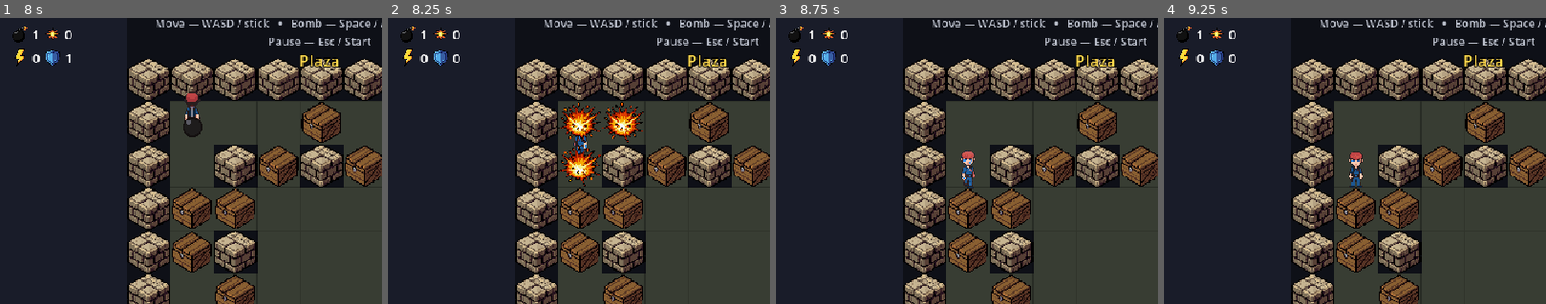
Above: before the commit, frames 1-4 (left to right).
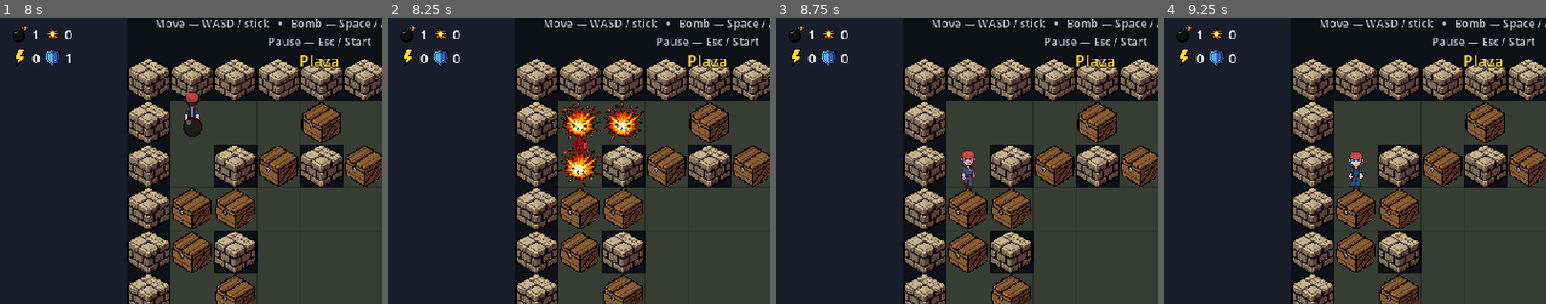
Above: after the commit, the same moments.

Repository: LikSaint/bombardium
Game: Godot game, scene res://scenes/Main.tscn
The game is run twice, just before and just after one commit, with the same random seed, the same clock (stepped at 60 frames per second) and the same inputs. This scene is started directly instead of the project's main scene.
Inputs (mouse positions are % of the whole screen's width and height, from its top left):
- Up to frame 1 (8 s): tap Enter at 0.5 s; move the mouse to (72, 45) at 0.52 s; hold D 0.53-1.25 s; tap E every 1.5 s from 0.6 to 6.6 s; click (72, 45) at 0.67 s; tap Space at 0.77, 1.25, 2, 2.75, 3.5, 3.77, 4.25, 6.77 s; drag from (30, 55) to (45, 70) at 1.27 s; move the mouse to (60, 28) at 2.02 s; hold D 2.03-2.75 s; drag from (45, 70) to (20, 35) at 2.77 s; move the mouse to (80, 65) at 3.52 s; hold A 3.53-4.25 s; drag from (20, 35) to (35, 25) at 4.27 s; move the mouse to (55, 50) at 5.02 s; hold S 5.03-5.75 s; click (55, 50) at 5.17 s; drag from (35, 25) to (30, 55) at 5.77 s; move the mouse to (72, 45) at 6.52 s; hold W 6.53-7.25 s; drag from (30, 55) to (45, 70) at 7.27 s
- Up to frame 2 (8.25 s): move the mouse to (60, 28) at 8.02 s; hold S from 8.03 s (still down); tap E at 8.1 s
- Up to frame 3 (8.75 s): keep holding S
- Up to frame 4 (9.25 s): release S at 8.75 s; drag from (45, 70) to (20, 35) at 8.77 s
The pictures show only the part of the screen within x 8-58%, y 2-52%; the shares and areas given below are measured in that part.

Frame 1 is identical in both runs. In frame 2, 0.1% of the frame differs, in the area x 48-52%, y 41-48%; in frame 3, 0.1%; in frame 4, nothing differs.

Commit message:
Add a red damage flash and a death animation
- team_tint shader gets a hit_flash uniform that pushes the sprite towards
  red while keeping its own shading; CharacterPortrait.set_hit_flash drives it.
- Invulnerability now blinks red instead of fading the sprite out.
- A killed player flashes red, sinks, tilts and fades over 0.7s instead of
  vanishing on the spot.

Co-Authored-By: Claude Sonnet 5.5 <noreply@anthropic.com>

Diff:
--- a/assets/shaders/team_tint.gdshader
+++ b/assets/shaders/team_tint.gdshader
@@ -9,6 +9,8 @@
 uniform vec4 team_color : source_color = vec4(1.0, 1.0, 1.0, 1.0);
 uniform float saturation_threshold : hint_range(0.0, 1.0) = 0.16;
 uniform float falloff : hint_range(0.01, 0.5) = 0.06;
+// 0..1: how far the whole sprite is pushed towards red (damage flash).
+uniform float hit_flash : hint_range(0.0, 1.0) = 0.0;
 
 vec3 rgb2hsv(vec3 c) {
 	vec4 K = vec4(0.0, -1.0 / 3.0, 2.0 / 3.0, -1.0);
@@ -33,5 +35,9 @@
 	float mask = 1.0 - smoothstep(saturation_threshold, saturation_threshold + falloff, hsv.y);
 	vec3 recolored = hsv2rgb(vec3(team_hsv.x, max(hsv.y, team_hsv.y), hsv.z));
 
-	COLOR = vec4(mix(tex.rgb, recolored, mask), tex.a);
+	vec3 base = mix(tex.rgb, recolored, mask);
+	// Keeps the sprite's own shading so the silhouette doesn't turn into a flat blob.
+	float lum = dot(base, vec3(0.299, 0.587, 0.114));
+	vec3 red = vec3(0.45 + lum * 0.55, lum * 0.15, lum * 0.15);
+	COLOR = vec4(mix(base, red, hit_flash), tex.a);
 }
--- a/scripts/CharacterPortrait.gd
+++ b/scripts/CharacterPortrait.gd
@@ -29,6 +29,10 @@
 	character_id = char_id
 	$Sprite.material.set_shader_parameter("team_color", team_color)
 	_apply_frame()
+
+## 0..1 — how red the whole sprite is. Driven by Player's damage flash.
+func set_hit_flash(amount: float) -> void:
+	$Sprite.material.set_shader_parameter("hit_flash", amount)
 
 ## dir is a 4-directional Vector2i (one axis non-zero, or zero to leave as-is).
 func face(dir: Vector2i) -> void:
--- a/scripts/Player.gd
+++ b/scripts/Player.gd
@@ -2027,13 +2027,35 @@
 		return
 	_kill()
 
+const DEATH_DURATION := 0.7
+
 func _kill() -> void:
 	_cancel_charge()
 	alive = false
-	visible = false
+	$Portrait.set_walking(false)
+	_play_death_animation()
 	Sfx.play("player_death")
 	GameManager.player_died(player_id)
 	died.emit(player_id)
+
+## `alive` is already false by the time this plays, so nothing in the game
+## treats the body as a player any more — this is only what the dead one looks
+## like on the way out: a hard red flash, then it sinks, tilts and fades.
+func _play_death_animation() -> void:
+	if _invuln_tween:
+		_invuln_tween.kill()
+	var portrait: Node2D = $Portrait
+	portrait.set_hit_flash(1.0)
+	var base_scale: Vector2 = portrait.scale
+	var tw := create_tween()
+	tw.set_parallel(true)
+	tw.tween_property(portrait, "scale", base_scale * Vector2(0.9, 0.2), DEATH_DURATION) \
+		.set_trans(Tween.TRANS_QUAD).set_ease(Tween.EASE_IN)
+	tw.tween_property(portrait, "position:y", portrait.position.y + 14.0, DEATH_DURATION) \
+		.set_trans(Tween.TRANS_QUAD).set_ease(Tween.EASE_IN)
+	tw.tween_property(portrait, "rotation", deg_to_rad(18.0), DEATH_DURATION)
+	tw.tween_property(portrait, "modulate:a", 0.0, DEATH_DURATION * 0.5).set_delay(DEATH_DURATION * 0.5)
+	tw.chain().tween_callback(func(): visible = false)
 
 const SHOVE_DURATION := 0.12
 
@@ -2081,14 +2103,21 @@
 			return cell
 	return INVALID_CELL
 
+var _invuln_tween: Tween
+
 func _start_invulnerability() -> void:
 	is_invulnerable = true
-	var tw := create_tween()
-	tw.set_loops(int(INVULN_DURATION / (INVULN_BLINK_INTERVAL * 2)))
-	tw.tween_property($Portrait, "modulate:a", 0.15, INVULN_BLINK_INTERVAL)
-	tw.tween_property($Portrait, "modulate:a", 1.0, INVULN_BLINK_INTERVAL)
+	if _invuln_tween:
+		_invuln_tween.kill()
+	# Red <-> normal; ends back on normal after INVULN_DURATION.
+	_invuln_tween = create_tween()
+	_invuln_tween.set_loops(roundi(INVULN_DURATION / (INVULN_BLINK_INTERVAL * 2.0)))
+	_invuln_tween.tween_method($Portrait.set_hit_flash, 0.0, 1.0, INVULN_BLINK_INTERVAL)
+	_invuln_tween.tween_method($Portrait.set_hit_flash, 1.0, 0.0, INVULN_BLINK_INTERVAL)
 	get_tree().create_timer(INVULN_DURATION).timeout.connect(_end_invulnerability)
 
 func _end_invulnerability() -> void:
 	is_invulnerable = false
-	$Portrait.modulate.a = 1.0
+	if _invuln_tween:
+		_invuln_tween.kill()
+	$Portrait.set_hit_flash(0.0)
